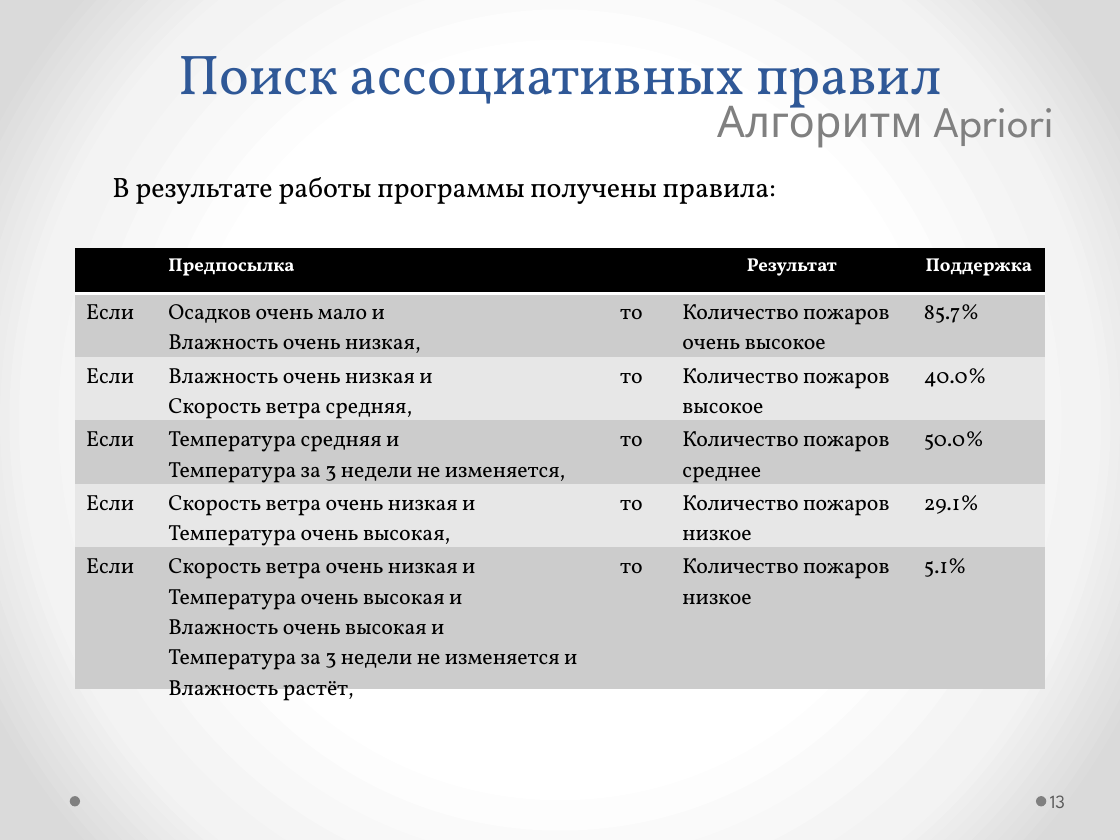
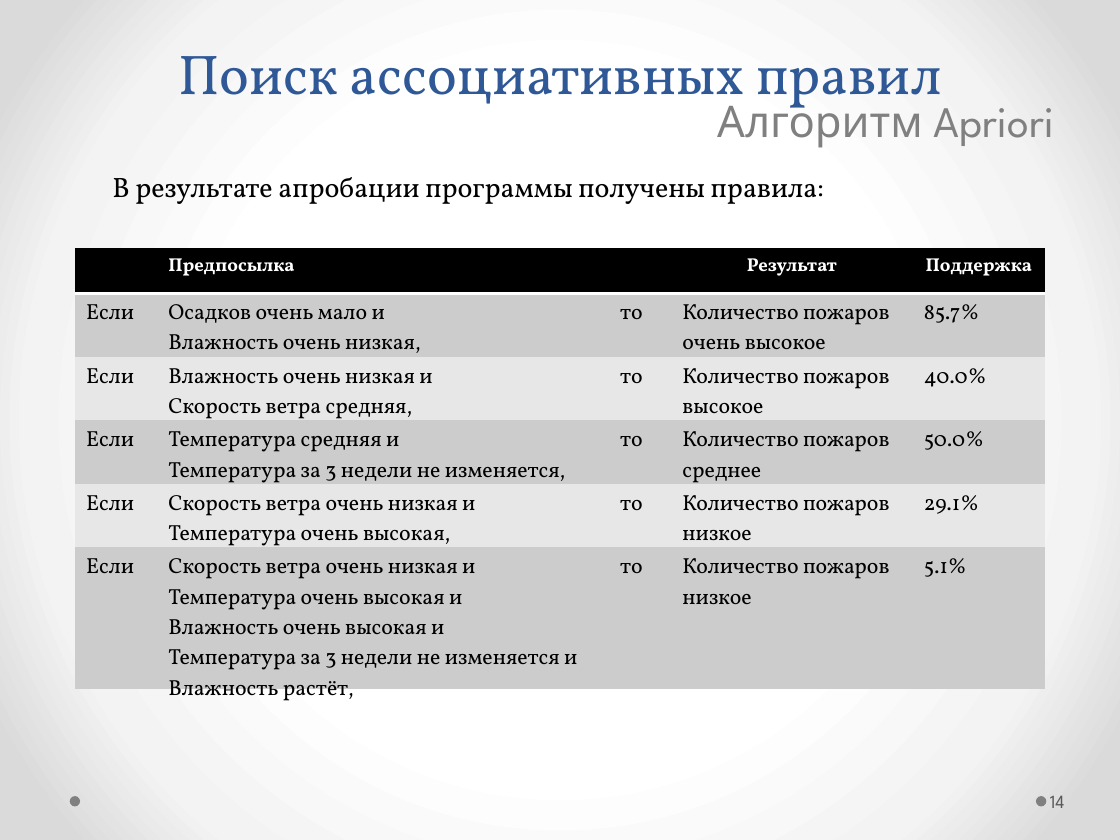
Before and after one commit to kmi9work/Fires, a slide deck: slide 14 of Apriori/my_tex/Поиск ассоциативных правил_Apriori.pptx (slide 13 before the commit). Drawn at 1120x840 pixels with LibreOffice and Linux fonts; fonts in the diff are those of the drawing. Boxes give left, top, right and bottom in pixels: in the first picture for what was removed or moved away, otherwise in the second. Text is boxed around its words. In the diff, an @@ line names an element or a change of style, - is before the commit and + after.

```diff
--- a/Apriori/my_tex/Поиск ассоциативных правил_Apriori.pptx
+++ b/Apriori/my_tex/Поиск ассоциативных правил_Apriori.pptx
@@ text at [112,177,824,204]: text changed @@
-В результате работы программы получены правила:
+В результате апробации программы получены правила:
@@ page number at [1050,795,1065,808]: text changed @@
-13
+14
```
Also in this commit, not shown: 2 other slides changed, 1 slide added, 3 other files.
